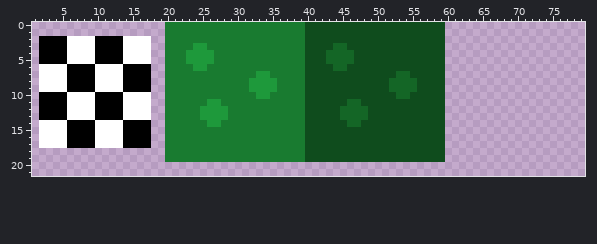
Edited in one commit: sprite sheet (tilesets/tsGround/output_tileset.png). The picture above was drawn from the file before the commit.
The file is 80x80 pixels. Shown: x 1..79, y 0..21.
The result:
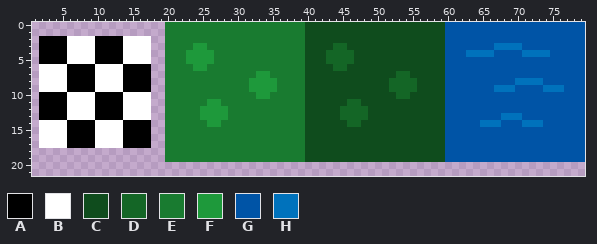
Palette (. is transparent): A #000000  B #ffffff  C #0f4c1d  D #146626  E #197b30  F #1e993b  G #0054a6  H #0072bc
The exact change:
y 0..2: x 60..79 .................... -> GGGGGGGGGGGGGGGGGGGG
y 3: x 60..79 .................... -> GGGGGGGHHHHGGGGGGGGG
y 4: x 60..79 .................... -> GGGHHHHGGGGHHHHGGGGG
y 5..7: x 60..79 .................... -> GGGGGGGGGGGGGGGGGGGG
y 8: x 60..79 .................... -> GGGGGGGGGGHHHHGGGGGG
y 9: x 60..79 .................... -> GGGGGGGHHHGGGGHHHGGG
y 10..12: x 60..79 .................... -> GGGGGGGGGGGGGGGGGGGG
y 13: x 60..79 .................... -> GGGGGGGGHHHGGGGGGGGG
y 14: x 60..79 .................... -> GGGGGHHHGGGHHHGGGGGG
y 15..19: x 60..79 .................... -> GGGGGGGGGGGGGGGGGGGG
Where, in picture pixels (left, top, right, bottom), the same in both pictures:
added: (445, 22, 585, 162)
